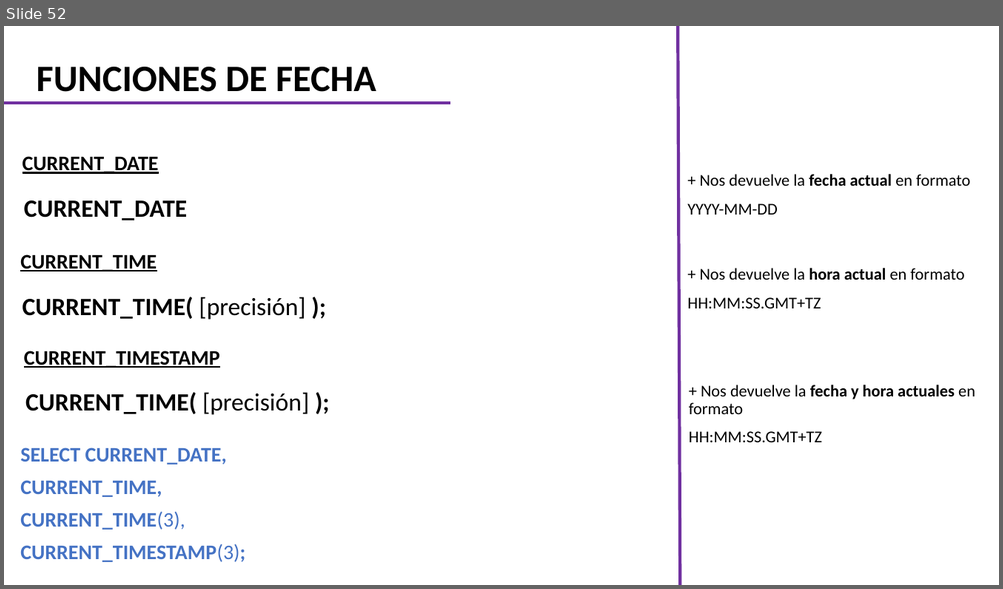
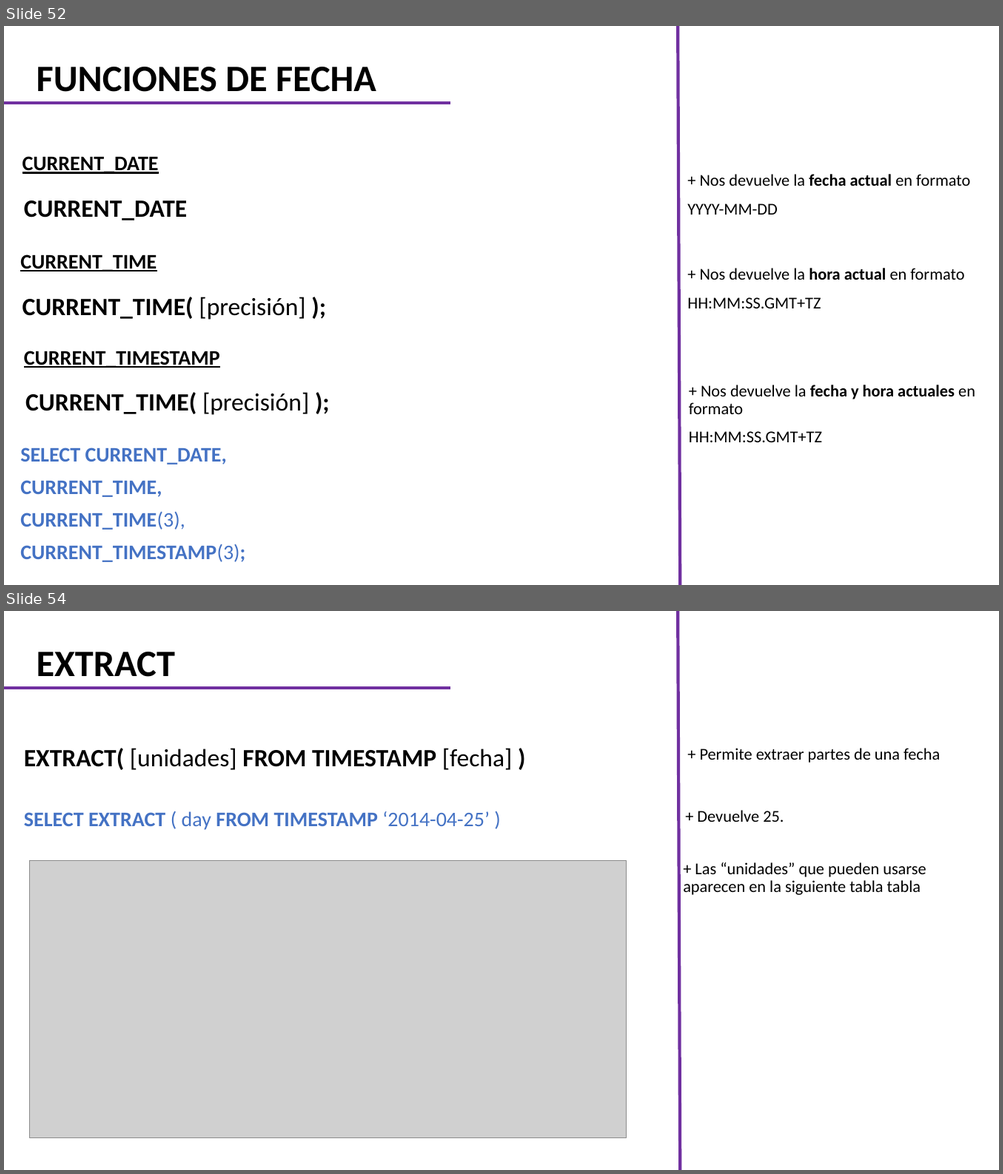
Before and after one commit to CarlosCamposs/Curso-AABD_SQL, a slide deck: Curso AABD-SQL (Notas).pptx. Shown one above the other, each under a label of ours: slide 52 before the commit, slides 52 and 54 after it; the slides between them are not shown. The pictures are 1003x589 and 1003x1174 pixels, drawn with LibreOffice and Linux fonts; fonts in the diff are those of the drawing; grey boxes stand for pictures. Boxes give left, top, right and bottom in pixels: in the first picture for what was removed or moved away, otherwise in the second. Text is boxed around its words. In the diff, an @@ line names an element or a change of style, - is before the commit and + after.

```diff
--- a/Curso AABD-SQL (Notas).pptx
+++ b/Curso AABD-SQL (Notas).pptx
@@ slide 54 added at (4, 611, 999, 1170), background #FFFFFF @@
@@ line added from (680, 1170) to (677, 611), #7030A0 3 pt @@
@@ title added at (37, 652, 175, 677), 36 pt, text #000000, bold @@
+EXTRACT
@@ line added from (4, 689) to (450, 689), #7030A0 3 pt @@
@@ subtitle added at (24, 748, 512, 770), 24 pt, text #000000, bold @@
+EXTRACT( [unidades] FROM TIMESTAMP [fecha] )
@@ text added at (700, 748, 939, 763), 16 pt, text #000000 @@
++ Permite extraer partes de una fecha
@@ text added at (697, 810, 783, 822), 16 pt, text #000000 @@
++ Devuelve 25.
@@ text added at (24, 812, 489, 830), 20 pt, text #4472C4, bold @@
+SELECT EXTRACT ( day FROM TIMESTAMP ‘2014-04-25’ )
@@ picture added at (29, 861, 626, 1139) @@
@@ text added at (683, 863, 925, 895), 16 pt, text #000000 @@
++ Las “unidades” que pueden usarse aparecen en la siguiente tabla tabla
```
Also in this commit, not shown: 2 slides changed, 5 other slides added.
